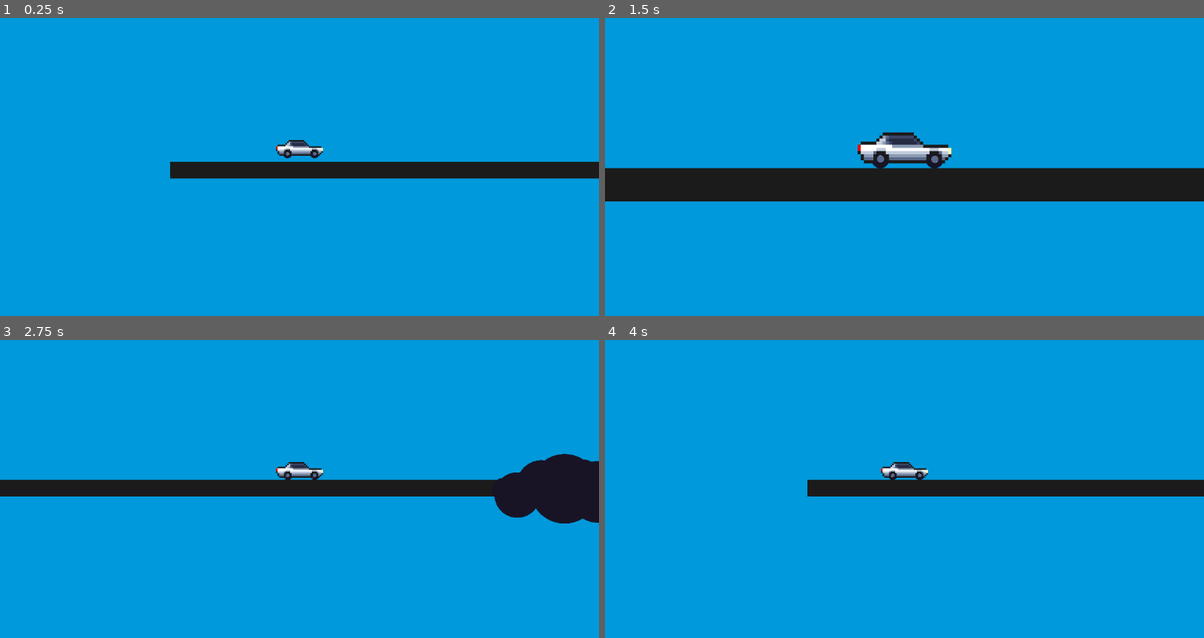
Above: before the commit, frames 1-4 (two rows, left to right).
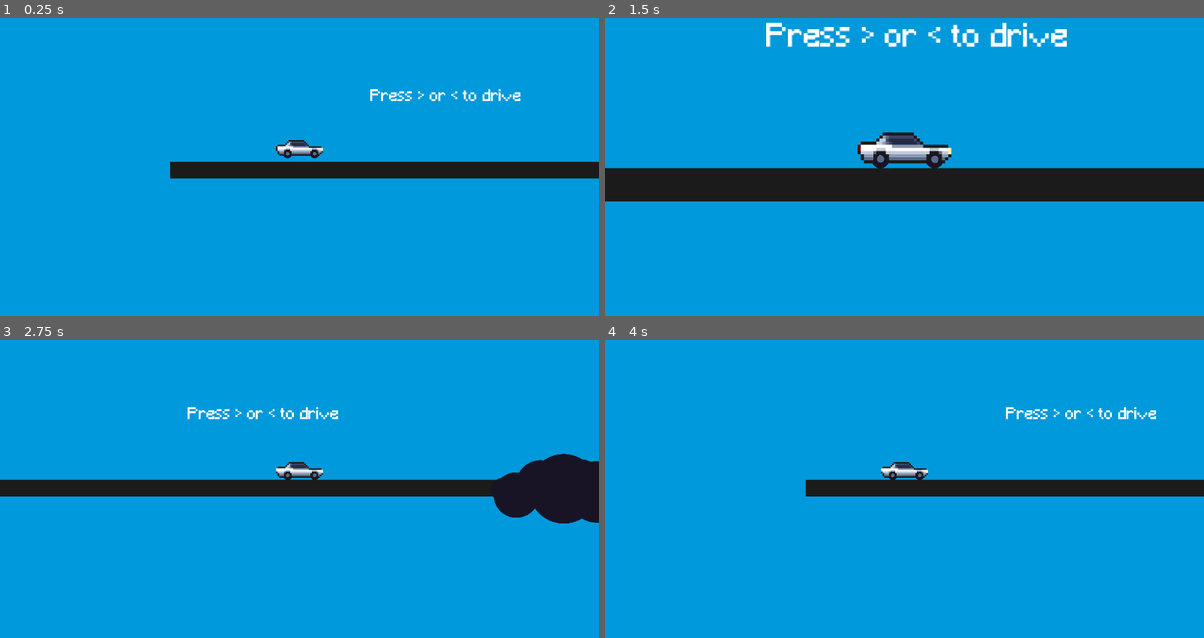
Above: after the commit, the same moments.

Repository: keepyourarrow/SkyWheels
Game: Godot game, scene res://Scenes/test_world.tscn
Two runs of this game, one before a commit and one after it. Both use one fixed random seed, a clock stepped at 60 frames per second and the inputs below.
Inputs:
- Up to frame 1 (0.25 s): no input
- Up to frame 2 (1.5 s): hold X (x) 0.53-1.28 s; hold Right (ui_right) from 0.53 s (still down); tap Z (z) at 0.8, 1.35 s
- Up to frame 3 (2.75 s): tap X (x) at 1.55 s; release Right (ui_right) at 2.03 s; hold Left (ui_left) from 2.03 s (still down); hold X (x) from 2.03 s (still down); tap Z (z) at 2.3 s
- Up to frame 4 (4 s): keep holding Left (ui_left); release X (x) at 2.78 s; tap Z (z) at 2.85, 3.8 s; tap X (x) at 3.05 s; hold X (x) from 3.53 s (still down)

The runs differ from the first frame. In frame 1, 0.4% of the frame differs, in the area x 46-87%, y 23-45%; in frame 2, 1.4%, in the area x 26-78%, y 1-45%; in frame 3, 0.5%; in frame 4, 0.4%.

Commit message:
Car-Mechanics-and-assets
Added a rear light mechanism and fonts to the project

Diff:
--- a/Scenes/cars/sedan_1.tscn
+++ b/Scenes/cars/sedan_1.tscn
@@ -1,8 +1,10 @@
-[gd_scene load_steps=5 format=3 uid="uid://dj01jr23p2cyh"]
+[gd_scene load_steps=7 format=3 uid="uid://dj01jr23p2cyh"]
 
 [ext_resource type="PackedScene" uid="uid://1di16wygtu6i" path="res://Scenes/wheel_1.tscn" id="1_1ovwj"]
 [ext_resource type="Texture2D" uid="uid://nmafs261hduj" path="res://Assets/CarBodies/Sedan-1.png" id="1_g34c1"]
 [ext_resource type="Script" path="res://Scripts/sedan_1.gd" id="1_yi1km"]
+[ext_resource type="Texture2D" uid="uid://dvii00ntb3d7u" path="res://Assets/Misc/RearLight.png" id="4_1j6f2"]
+[ext_resource type="Texture2D" uid="uid://bugtu26u1teyy" path="res://Assets/Misc/BackingLight.png" id="5_qqjd3"]
 
 [sub_resource type="PhysicsMaterial" id="PhysicsMaterial_ihkie"]
 friction = 0.07
@@ -27,7 +29,7 @@
 
 [node name="FrontRayCast" type="RayCast2D" parent="PinJoint2D"]
 position = Vector2(52, -9)
-target_position = Vector2(0, 19)
+target_position = Vector2(0, 20)
 
 [node name="PinJoint2D2" type="PinJoint2D" parent="."]
 position = Vector2(29, 8)
@@ -50,3 +52,16 @@
 visible = false
 scale = Vector2(3, 3)
 polygon = PackedVector2Array(-5, 4, 12.3333, 4, 15, 1.66667, 15, -1, 14, -2, 7, -2, 3, -6, -7, -6, -10, -3, -14, -3, -15, -2, -15, 1, -12.3333, 3, -10, 4)
+
+[node name="rearLight" type="PointLight2D" parent="."]
+position = Vector2(-43.5, -3)
+scale = Vector2(3, 3)
+enabled = false
+energy = 9.43
+texture = ExtResource("4_1j6f2")
+
+[node name="backingLight" type="Sprite2D" parent="."]
+visible = false
+position = Vector2(-43.5, -3)
+scale = Vector2(3, 3)
+texture = ExtResource("5_qqjd3")
--- a/Scenes/test_world.tscn
+++ b/Scenes/test_world.tscn
@@ -1,8 +1,9 @@
-[gd_scene load_steps=5 format=3 uid="uid://dk7mw5rck5svy"]
+[gd_scene load_steps=6 format=3 uid="uid://dk7mw5rck5svy"]
 
 [ext_resource type="PackedScene" uid="uid://da3et7e2nlxk" path="res://Scenes/block.tscn" id="1_4uovd"]
 [ext_resource type="PackedScene" uid="uid://dmc5kp0u1tfgy" path="res://Scenes/circle.tscn" id="2_7ff4h"]
 [ext_resource type="PackedScene" uid="uid://dj01jr23p2cyh" path="res://Scenes/cars/sedan_1.tscn" id="2_uy2y4"]
+[ext_resource type="FontFile" uid="uid://b7niu3em14t4a" path="res://Assets/Fonts/Minecraft.ttf" id="3_06m17"]
 
 [sub_resource type="PhysicsMaterial" id="PhysicsMaterial_ay773"]
 friction = 0.0
@@ -140,6 +141,19 @@
 position = Vector2(1765, 461)
 scale = Vector2(0.923994, 0.923994)
 
+[node name="Bgtxt-1" type="RichTextLabel" parent="Environment"]
+offset_right = 40.0
+offset_bottom = 40.0
+
+[node name="Label" type="Label" parent="Environment"]
+offset_left = 584.0
+offset_top = 193.0
+offset_right = 874.0
+offset_bottom = 224.0
+theme_override_fonts/font = ExtResource("3_06m17")
+theme_override_font_sizes/font_size = 30
+text = "Press > or < to drive"
+
 [node name="Sedan-1" parent="." instance=ExtResource("2_uy2y4")]
 position = Vector2(448, 281)
 physics_material_override = SubResource("PhysicsMaterial_ay773")
--- a/Scripts/sedan_1.gd
+++ b/Scripts/sedan_1.gd
@@ -19,9 +19,25 @@
 		if linear_velocity.rotated(rotation) <= MAX_SPEED:
 			if Input.is_action_pressed("ui_right") or Input.is_action_pressed("R1"):
 				apply_central_impulse(forceVec)
+
+				#Rear Light activation-----------------
+				if linear_velocity.rotated(rotation).x <0:
+					$rearLight.enabled = true
+					$backingLight.visible = false
+				else:
+					$rearLight.enabled = false
+				#--------------------------------------
 		if linear_velocity.rotated(rotation) >= -MAX_SPEED:
 			if Input.is_action_pressed("ui_left") or Input.is_action_pressed("L1"):
 				apply_central_impulse(-forceVec)
+
+				#Rear Light activation--------------------
+				if linear_velocity.rotated(rotation).x >0:
+					$rearLight.enabled = true
+				else:
+					$rearLight.enabled = false
+					$backingLight.visible = true
+				#-----------------------------------------
 	else:
 		print("in air")
 
Binary file changed: Assets/CarBodies/Sedan-1.png
Binary file added: Assets/Fonts/Minecraft.ttf
Not shown, added: Assets/Fonts/Minecraft.ttf.import
Binary file added: Assets/Misc/BackingLight.png
Not shown, added: Assets/Misc/BackingLight.png.import
Binary file added: Assets/Misc/RearLight.png
Not shown, added: Assets/Misc/RearLight.png.import
